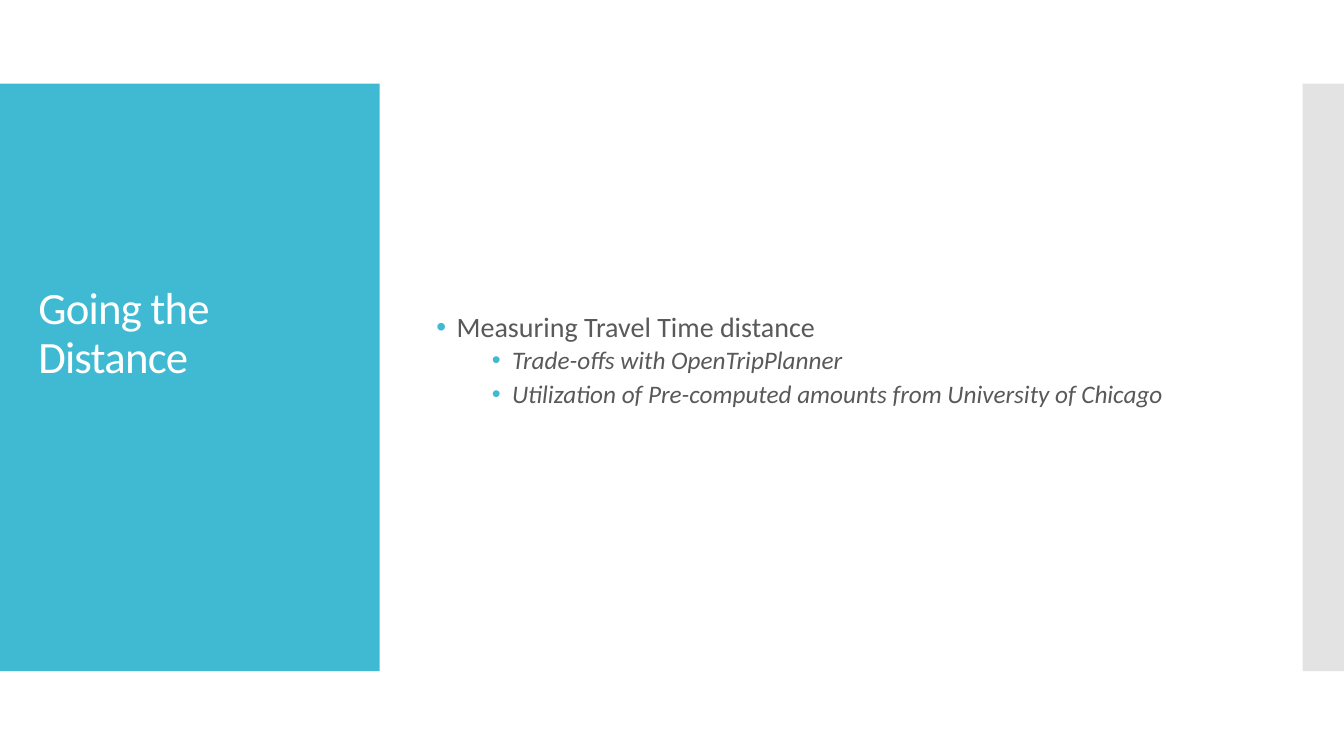
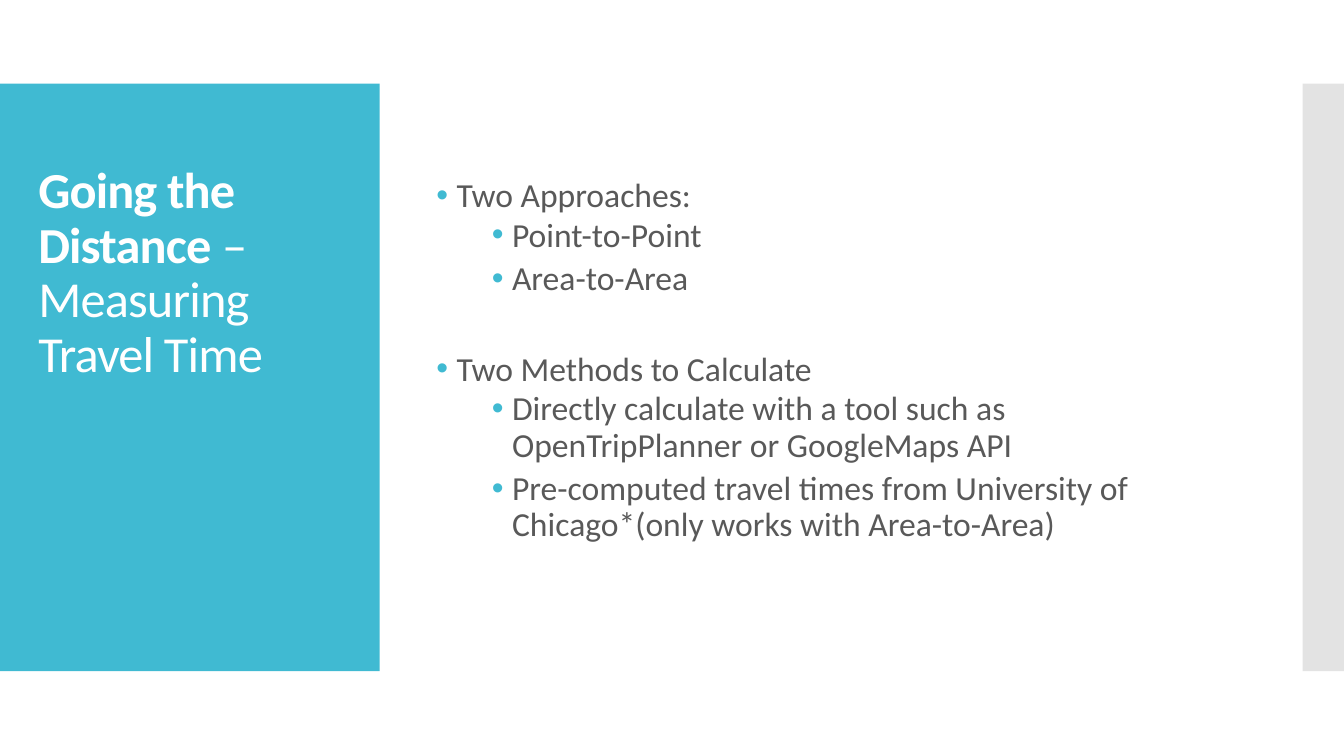
Before and after one commit to jwattier/nycdsa_ccc_nyc, a slide deck: slide 8 of Better Together CCC NYC.pptx (slide 7 before the commit). Drawn at 1344x756 pixels with LibreOffice and Linux fonts; fonts in the diff are those of the drawing. Boxes give left, top, right and bottom in pixels: in the first picture for what was removed or moved away, otherwise in the second. Text is boxed around its words. In the diff, an @@ line names an element or a change of style, - is before the commit and + after.

```diff
--- a/Better Together CCC NYC.pptx
+++ b/Better Together CCC NYC.pptx
@@ title at box(38, 172, 263, 373): text changed; size 32 to 36 pt @@
-Going the Distance
+Going the Distance – Measuring Travel Time
@@ text at box(457, 183, 1128, 542): text changed; size 18 to 24 pt; italic off @@
-• Measuring Travel Time distance
-  • Trade-offs with OpenTripPlanner
-  • Utilization of Pre-computed amounts from University of Chicago
+• Two Approaches:
+  • Point-to-Point
+  • Area-to-Area
+• Two Methods to Calculate
+  • Directly calculate with a tool such as OpenTripPlanner or GoogleMaps API
+  • Pre-computed travel times from University of Chicago*(only works with Area-to-Area)
```
Also in this commit, not shown: 7 other slides changed, 2 slides added, 1 slide removed, 4 other files.
